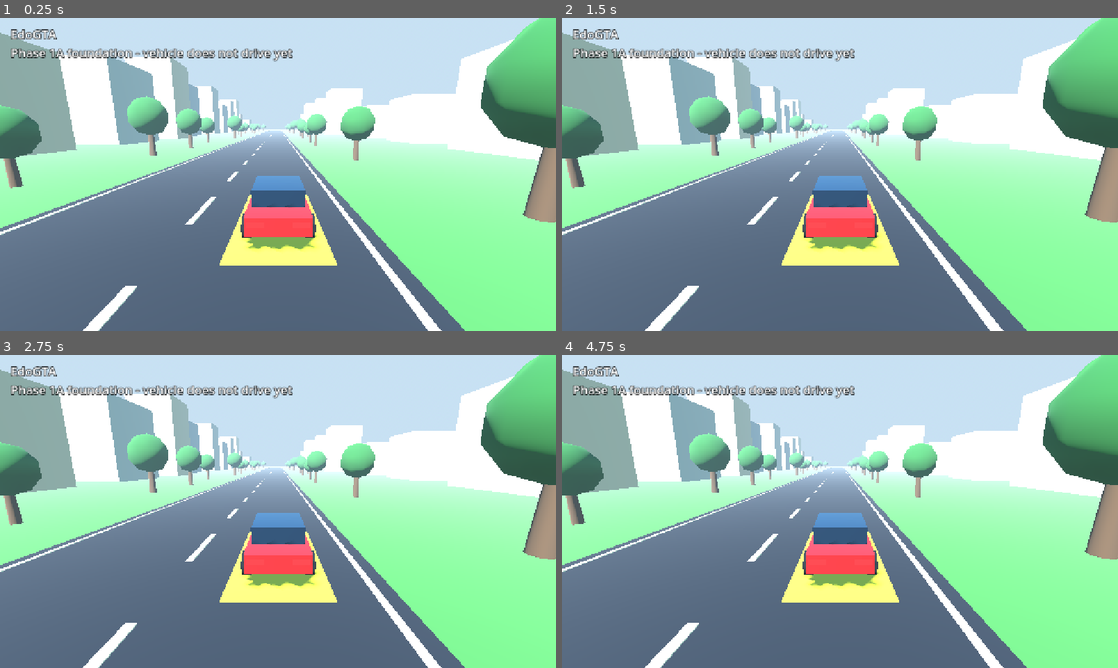
Above: before the commit, frames 1-4 (two rows, left to right).
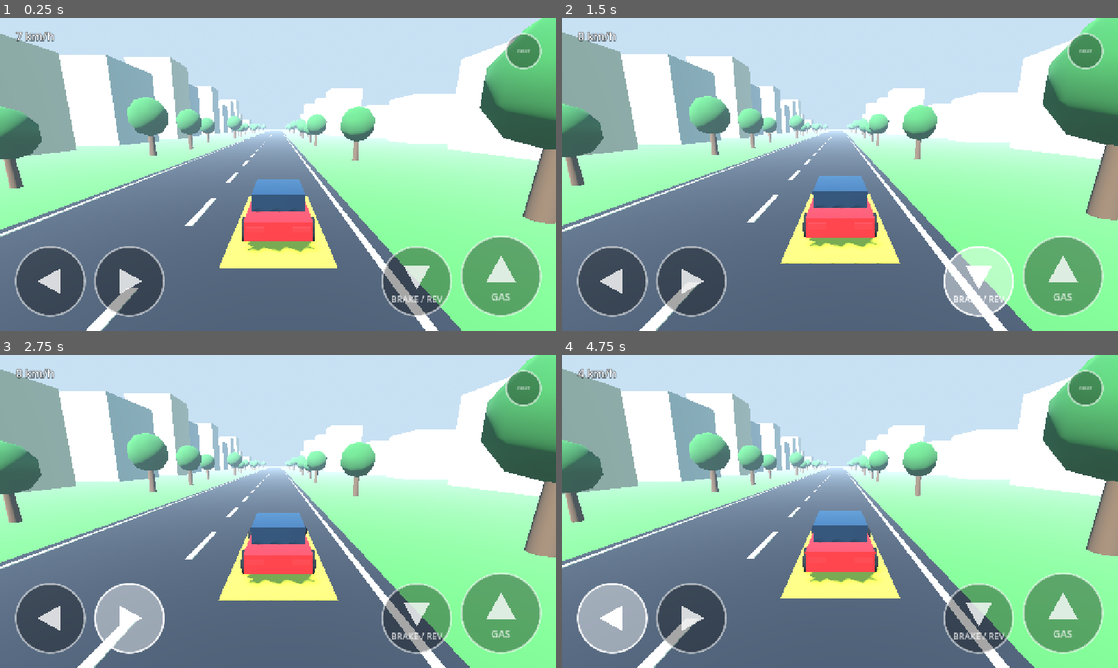
Above: after the commit, the same moments.

Repository: westlyibiese-design/EdoGta
Game: Godot game, scene res://scenes/main/main.tscn
Same seed, same stepped clock (60 frames per second), same inputs: the game is played once before the commit and once after it.
Inputs:
- Up to frame 1 (0.25 s): no input
- Up to frame 2 (1.5 s): hold D (steer_right, bound only after the commit) 0.53-1.28 s; hold S (brake_reverse, bound only after the commit) from 1.28 s (still down)
- Up to frame 3 (2.75 s): release S (brake_reverse, bound only after the commit) at 2.03 s; hold D (steer_right, bound only after the commit) from 2.03 s (still down)
- Up to frame 4 (4.75 s): release D (steer_right, bound only after the commit) at 2.78 s; hold W (accelerate, bound only after the commit) 2.78-3.53 s; hold A (steer_left, bound only after the commit) from 3.53 s (still down); tap R (reset_vehicle, bound only after the commit) at 4.15 s

The runs differ from the first frame. In frame 1, 14% of the frame differs, in the area x 0-100%, y 0-100%; in frame 2, 14%; in frame 3, 14%; in frame 4, 16%.

Commit message:
Phase 1B: drivable car, touch controls, follow camera

Diff:
--- a/project.godot
+++ b/project.godot
@@ -19,6 +19,33 @@
 window/stretch/aspect="expand"
 window/handheld/orientation=4
 
+[input]
+
+accelerate={
+"deadzone": 0.5,
+"events": [Object(InputEventKey,"resource_local_to_scene":false,"resource_name":"","device":-1,"window_id":0,"alt_pressed":false,"shift_pressed":false,"ctrl_pressed":false,"meta_pressed":false,"pressed":false,"keycode":0,"physical_keycode":87,"key_label":0,"unicode":119,"location":0,"echo":false,"script":null)
+, Object(InputEventKey,"resource_local_to_scene":false,"resource_name":"","device":-1,"window_id":0,"alt_pressed":false,"shift_pressed":false,"ctrl_pressed":false,"meta_pressed":false,"pressed":false,"keycode":0,"physical_keycode":4194320,"key_label":0,"unicode":0,"location":0,"echo":false,"script":null)]
+}
+brake_reverse={
+"deadzone": 0.5,
+"events": [Object(InputEventKey,"resource_local_to_scene":false,"resource_name":"","device":-1,"window_id":0,"alt_pressed":false,"shift_pressed":false,"ctrl_pressed":false,"meta_pressed":false,"pressed":false,"keycode":0,"physical_keycode":83,"key_label":0,"unicode":115,"location":0,"echo":false,"script":null)
+, Object(InputEventKey,"resource_local_to_scene":false,"resource_name":"","device":-1,"window_id":0,"alt_pressed":false,"shift_pressed":false,"ctrl_pressed":false,"meta_pressed":false,"pressed":false,"keycode":0,"physical_keycode":4194322,"key_label":0,"unicode":0,"location":0,"echo":false,"script":null)]
+}
+steer_left={
+"deadzone": 0.5,
+"events": [Object(InputEventKey,"resource_local_to_scene":false,"resource_name":"","device":-1,"window_id":0,"alt_pressed":false,"shift_pressed":false,"ctrl_pressed":false,"meta_pressed":false,"pressed":false,"keycode":0,"physical_keycode":65,"key_label":0,"unicode":97,"location":0,"echo":false,"script":null)
+, Object(InputEventKey,"resource_local_to_scene":false,"resource_name":"","device":-1,"window_id":0,"alt_pressed":false,"shift_pressed":false,"ctrl_pressed":false,"meta_pressed":false,"pressed":false,"keycode":0,"physical_keycode":4194319,"key_label":0,"unicode":0,"location":0,"echo":false,"script":null)]
+}
+steer_right={
+"deadzone": 0.5,
+"events": [Object(InputEventKey,"resource_local_to_scene":false,"resource_name":"","device":-1,"window_id":0,"alt_pressed":false,"shift_pressed":false,"ctrl_pressed":false,"meta_pressed":false,"pressed":false,"keycode":0,"physical_keycode":68,"key_label":0,"unicode":100,"location":0,"echo":false,"script":null)
+, Object(InputEventKey,"resource_local_to_scene":false,"resource_name":"","device":-1,"window_id":0,"alt_pressed":false,"shift_pressed":false,"ctrl_pressed":false,"meta_pressed":false,"pressed":false,"keycode":0,"physical_keycode":4194321,"key_label":0,"unicode":0,"location":0,"echo":false,"script":null)]
+}
+reset_vehicle={
+"deadzone": 0.5,
+"events": [Object(InputEventKey,"resource_local_to_scene":false,"resource_name":"","device":-1,"window_id":0,"alt_pressed":false,"shift_pressed":false,"ctrl_pressed":false,"meta_pressed":false,"pressed":false,"keycode":0,"physical_keycode":82,"key_label":0,"unicode":114,"location":0,"echo":false,"script":null)]
+}
+
 [rendering]
 
 renderer/rendering_method="mobile"
--- a/scenes/main/main.tscn
+++ b/scenes/main/main.tscn
@@ -1,7 +1,9 @@
-[gd_scene load_steps=7 format=3]
+[gd_scene load_steps=8 format=3]
 
 [ext_resource type="PackedScene" path="res://scenes/environment/test_road.tscn" id="1_road"]
 [ext_resource type="PackedScene" path="res://scenes/player/placeholder_car.tscn" id="2_car"]
+[ext_resource type="Script" path="res://scripts/camera/follow_camera.gd" id="3_cam"]
+[ext_resource type="PackedScene" path="res://scenes/ui/touch_controls.tscn" id="4_touch"]
 
 [sub_resource type="ProceduralSkyMaterial" id="Sky_material"]
 sky_top_color = Color(0.26, 0.5, 0.82, 1)
@@ -20,11 +22,6 @@
 fog_enabled = true
 fog_light_color = Color(0.65, 0.78, 0.9, 1)
 fog_density = 0.004
-
-[sub_resource type="LabelSettings" id="Label_settings"]
-font_size = 28
-outline_size = 6
-outline_color = Color(0, 0, 0, 0.8)
 
 [node name="Main" type="Node3D"]
 
@@ -45,9 +42,12 @@
 
 [node name="PlaceholderCar" parent="." instance=ExtResource("2_car")]
 transform = Transform3D(1, 0, 0, 0, 1, 0, 0, 0, 1, 3, 0, 0)
+spawn_marker = NodePath("../VehicleSpawn")
 
 [node name="CameraRig" type="Node3D" parent="."]
 transform = Transform3D(1, 0, 0, 0, 1, 0, 0, 0, 1, 3, 0, 0)
+script = ExtResource("3_cam")
+target_path = NodePath("../PlaceholderCar")
 
 [node name="Camera3D" type="Camera3D" parent="CameraRig"]
 transform = Transform3D(1, 0, 0, 0, 0.978148, 0.207912, 0, -0.207912, 0.978148, 0, 3.2, 7.5)
@@ -55,13 +55,5 @@
 fov = 70.0
 far = 500.0
 
-[node name="HUD" type="CanvasLayer" parent="."]
-
-[node name="TitleLabel" type="Label" parent="HUD"]
-offset_left = 24.0
-offset_top = 16.0
-offset_right = 640.0
-offset_bottom = 90.0
-text = "EdoGTA
-Phase 1A foundation - vehicle does not drive yet"
-label_settings = SubResource("Label_settings")
+[node name="TouchControls" parent="." instance=ExtResource("4_touch")]
+vehicle = NodePath("../PlaceholderCar")
--- a/scenes/player/placeholder_car.tscn
+++ b/scenes/player/placeholder_car.tscn
@@ -1,4 +1,6 @@
-[gd_scene load_steps=14 format=3]
+[gd_scene load_steps=13 format=3]
+
+[ext_resource type="Script" path="res://scripts/vehicle/car_controller.gd" id="1_ctrl"]
 
 [sub_resource type="StandardMaterial3D" id="Mat_paint"]
 albedo_color = Color(0.78, 0.12, 0.12, 1)
@@ -54,7 +56,13 @@
 size = Vector3(1.8, 1.08, 4.2)
 
 [node name="PlaceholderCar" type="VehicleBody3D"]
-freeze = true
+mass = 1000.0
+center_of_mass_mode = 1
+center_of_mass = Vector3(0, 0.3, 0)
+can_sleep = false
+linear_damp = 0.05
+angular_damp = 1.0
+script = ExtResource("1_ctrl")
 
 [node name="Collision" type="CollisionShape3D" parent="."]
 transform = Transform3D(1, 0, 0, 0, 1, 0, 0, 0, 1, 0, 0.89, 0)
@@ -86,22 +94,64 @@
 transform = Transform3D(1, 0, 0, 0, 1, 0, 0, 0, 1, 0.6, 0.72, 2.11)
 mesh = SubResource("Mesh_taillight")
 
-[node name="Wheels" type="Node3D" parent="."]
+[node name="WheelFrontLeft" type="VehicleWheel3D" parent="."]
+transform = Transform3D(1, 0, 0, 0, 1, 0, 0, 0, 1, -0.92, 0.55, -1.35)
+use_as_traction = false
+use_as_steering = true
+wheel_roll_influence = 0.1
+wheel_radius = 0.35
+wheel_rest_length = 0.2
+wheel_friction_slip = 10.5
+suspension_travel = 0.2
+suspension_stiffness = 50.0
 
-[node name="WheelFrontLeft" type="MeshInstance3D" parent="Wheels"]
-transform = Transform3D(0, 1, 0, -1, 0, 0, 0, 0, 1, -0.92, 0.35, -1.35)
+[node name="Mesh" type="MeshInstance3D" parent="WheelFrontLeft"]
+transform = Transform3D(0, 1, 0, -1, 0, 0, 0, 0, 1, 0, 0, 0)
 mesh = SubResource("Mesh_wheel")
 
-[node name="WheelFrontRight" type="MeshInstance3D" parent="Wheels"]
-transform = Transform3D(0, 1, 0, -1, 0, 0, 0, 0, 1, 0.92, 0.35, -1.35)
+[node name="WheelFrontRight" type="VehicleWheel3D" parent="."]
+transform = Transform3D(1, 0, 0, 0, 1, 0, 0, 0, 1, 0.92, 0.55, -1.35)
+use_as_traction = false
+use_as_steering = true
+wheel_roll_influence = 0.1
+wheel_radius = 0.35
+wheel_rest_length = 0.2
+wheel_friction_slip = 10.5
+suspension_travel = 0.2
+suspension_stiffness = 50.0
+
+[node name="Mesh" type="MeshInstance3D" parent="WheelFrontRight"]
+transform = Transform3D(0, 1, 0, -1, 0, 0, 0, 0, 1, 0, 0, 0)
 mesh = SubResource("Mesh_wheel")
 
-[node name="WheelRearLeft" type="MeshInstance3D" parent="Wheels"]
-transform = Transform3D(0, 1, 0, -1, 0, 0, 0, 0, 1, -0.92, 0.35, 1.35)
+[node name="WheelRearLeft" type="VehicleWheel3D" parent="."]
+transform = Transform3D(1, 0, 0, 0, 1, 0, 0, 0, 1, -0.92, 0.55, 1.35)
+use_as_traction = true
+use_as_steering = false
+wheel_roll_influence = 0.1
+wheel_radius = 0.35
+wheel_rest_length = 0.2
+wheel_friction_slip = 10.5
+suspension_travel = 0.2
+suspension_stiffness = 50.0
+
+[node name="Mesh" type="MeshInstance3D" parent="WheelRearLeft"]
+transform = Transform3D(0, 1, 0, -1, 0, 0, 0, 0, 1, 0, 0, 0)
 mesh = SubResource("Mesh_wheel")
 
-[node name="WheelRearRight" type="MeshInstance3D" parent="Wheels"]
-transform = Transform3D(0, 1, 0, -1, 0, 0, 0, 0, 1, 0.92, 0.35, 1.35)
+[node name="WheelRearRight" type="VehicleWheel3D" parent="."]
+transform = Transform3D(1, 0, 0, 0, 1, 0, 0, 0, 1, 0.92, 0.55, 1.35)
+use_as_traction = true
+use_as_steering = false
+wheel_roll_influence = 0.1
+wheel_radius = 0.35
+wheel_rest_length = 0.2
+wheel_friction_slip = 10.5
+suspension_travel = 0.2
+suspension_stiffness = 50.0
+
+[node name="Mesh" type="MeshInstance3D" parent="WheelRearRight"]
+transform = Transform3D(0, 1, 0, -1, 0, 0, 0, 0, 1, 0, 0, 0)
 mesh = SubResource("Mesh_wheel")
 
 [node name="CameraMount" type="Marker3D" parent="."]
--- /dev/null
+++ b/scenes/ui/touch_controls.tscn
@@ -0,0 +1,62 @@
+[gd_scene load_steps=4 format=3]
+
+[ext_resource type="Script" path="res://scripts/ui/touch_controls.gd" id="1_ctrl"]
+[ext_resource type="Script" path="res://scripts/ui/touch_pad_button.gd" id="2_btn"]
+
+[sub_resource type="LabelSettings" id="Label_speed"]
+font_size = 26
+outline_size = 5
+outline_color = Color(0, 0, 0, 0.8)
+
+[node name="TouchControls" type="CanvasLayer"]
+script = ExtResource("1_ctrl")
+
+[node name="SpeedLabel" type="Label" parent="."]
+offset_left = 24.0
+offset_top = 16.0
+offset_right = 224.0
+offset_bottom = 56.0
+text = "0 km/h"
+label_settings = SubResource("Label_speed")
+
+[node name="SteerLeft" type="TouchScreenButton" parent="."]
+position = Vector2(150, 570)
+shape_visible = false
+passby_press = true
+action = "steer_left"
+script = ExtResource("2_btn")
+glyph = 0
+
+[node name="SteerRight" type="TouchScreenButton" parent="."]
+position = Vector2(390, 570)
+shape_visible = false
+passby_press = true
+action = "steer_right"
+script = ExtResource("2_btn")
+glyph = 1
+
+[node name="Brake" type="TouchScreenButton" parent="."]
+position = Vector2(880, 570)
+shape_visible = false
+passby_press = true
+action = "brake_reverse"
+script = ExtResource("2_btn")
+glyph = 3
+caption = "BRAKE / REV"
+
+[node name="Accelerate" type="TouchScreenButton" parent="."]
+position = Vector2(1120, 560)
+shape_visible = false
+passby_press = true
+action = "accelerate"
+script = ExtResource("2_btn")
+glyph = 2
+caption = "GAS"
+
+[node name="Reset" type="TouchScreenButton" parent="."]
+position = Vector2(1220, 60)
+shape_visible = false
+action = "reset_vehicle"
+script = ExtResource("2_btn")
+glyph = 4
+caption = "RESET"
--- /dev/null
+++ b/scripts/camera/follow_camera.gd
@@ -0,0 +1,59 @@
+extends Node3D
+## EdoGTA Phase 1B third-person follow camera (attached to CameraRig).
+##
+## The rig follows the target's position and heading with exponential smoothing.
+## The child Camera3D keeps its local offset from Phase 1A (3.2 m up, 7.5 m
+## behind, pitched 12 degrees down), so the car and the road ahead stay in view.
+## This is the only Camera3D in the scene and it is `current`.
+
+## The node to follow (the player's car).
+@export var target_path: NodePath
+## How quickly the rig catches up with the car's position (higher = tighter).
+@export_range(1.0, 30.0, 0.5) var position_follow_speed: float = 10.0
+## How quickly the rig swings round to the car's heading (higher = tighter).
+@export_range(0.5, 15.0, 0.1) var heading_follow_speed: float = 3.5
+
+var _target: Node3D = null
+var _snap_pending: bool = false
+
+
+func _ready() -> void:
+	if not target_path.is_empty():
+		_target = get_node_or_null(target_path) as Node3D
+	if _target == null:
+		push_warning("FollowCamera: target_path does not point to a Node3D; the camera will not follow.")
+		return
+	if _target.has_signal("reset_performed"):
+		_target.connect("reset_performed", _on_target_reset)
+	_snap_to_target()
+
+
+func _physics_process(delta: float) -> void:
+	if _target == null:
+		return
+	if _snap_pending:
+		# The car's node transform updates after the physics step that moved it.
+		_snap_pending = false
+		_snap_to_target()
+		return
+	var pos_weight: float = 1.0 - exp(-position_follow_speed * delta)
+	var yaw_weight: float = 1.0 - exp(-heading_follow_speed * delta)
+	global_position = global_position.lerp(_target.global_position, pos_weight)
+	rotation.y = lerp_angle(rotation.y, _target_yaw(), yaw_weight)
+
+
+func _target_yaw() -> float:
+	var forward: Vector3 = -_target.global_transform.basis.z
+	forward.y = 0.0
+	if forward.length_squared() < 0.0001:
+		return rotation.y
+	return atan2(-forward.x, -forward.z)
+
+
+func _snap_to_target() -> void:
+	global_position = _target.global_position
+	rotation = Vector3(0.0, _target_yaw(), 0.0)
+
+
+func _on_target_reset() -> void:
+	_snap_pending = true
--- /dev/null
+++ b/scripts/ui/touch_controls.gd
@@ -0,0 +1,68 @@
+extends CanvasLayer
+## EdoGTA Phase 1B touch HUD (landscape).
+##
+## Lays out the round buttons from the visible viewport size, so it adapts to any
+## landscape aspect ratio (the project uses canvas_items stretch with "expand").
+## The buttons drive the named input actions through TouchScreenButton, so
+## keyboard and touch share one path. Also shows a small speed readout.
+
+const PadButton = preload("res://scripts/ui/touch_pad_button.gd")
+
+## The car whose speed is shown. Optional: leave empty to hide the readout.
+@export var vehicle: NodePath
+## Button radius as a fraction of the screen height.
+@export_range(0.05, 0.2, 0.005) var button_radius_ratio: float = 0.11
+
+@onready var _steer_left: PadButton = $SteerLeft
+@onready var _steer_right: PadButton = $SteerRight
+@onready var _accelerate: PadButton = $Accelerate
+@onready var _brake: PadButton = $Brake
+@onready var _reset: PadButton = $Reset
+@onready var _speed_label: Label = $SpeedLabel
+
+var _car: VehicleBody3D = null
+var _last_kmh: int = -1
+
+
+func _ready() -> void:
+	if not vehicle.is_empty():
+		_car = get_node_or_null(vehicle) as VehicleBody3D
+	_speed_label.visible = _car != null
+	get_viewport().size_changed.connect(_layout)
+	_layout()
+
+
+func _process(_delta: float) -> void:
+	if _car == null:
+		return
+	var kmh: int = roundi(_car.linear_velocity.length() * 3.6)
+	if kmh != _last_kmh:
+		_last_kmh = kmh
+		_speed_label.text = "%d km/h" % kmh
+
+
+func _layout() -> void:
+	var view: Vector2 = get_viewport().get_visible_rect().size
+	var r: float = clampf(view.y * button_radius_ratio, 40.0, 110.0)
+	var margin: float = maxf(20.0, view.y * 0.05)
+	var gap: float = r * 0.3
+	var accel_r: float = r * 1.15
+	var reset_r: float = r * 0.5
+
+	# Steering: bottom-left, side by side.
+	_steer_left.set_radius(r)
+	_steer_left.position = Vector2(margin + r, view.y - margin - r)
+	_steer_right.set_radius(r)
+	_steer_right.position = Vector2(margin + r * 3.0 + gap, view.y - margin - r)
+
+	# Pedals: bottom-right, accelerator on the outside (nearest the thumb).
+	_accelerate.set_radius(accel_r)
+	_accelerate.position = Vector2(view.x - margin - accel_r, view.y - margin - accel_r)
+	_brake.set_radius(r)
+	_brake.position = Vector2(_accelerate.position.x - accel_r - gap - r, view.y - margin - r)
+
+	# Reset: small, top-right, out of the way of driving thumbs.
+	_reset.set_radius(reset_r)
+	_reset.position = Vector2(view.x - margin - reset_r, margin + reset_r)
+
+	_speed_label.position = Vector2(margin, margin * 0.6)
--- /dev/null
+++ b/scripts/ui/touch_pad_button.gd
@@ -0,0 +1,82 @@
+extends TouchScreenButton
+## One round on-screen button for the Phase 1B touch HUD.
+##
+## A TouchScreenButton with its `action` set presses/releases that named input
+## action for as long as a finger is on it, with real multi-touch, so steering and
+## pedals can be held at the same time. The circle is the hit area; this script
+## only draws it (no textures needed) and keeps the hit shape in sync with the radius.
+
+enum Glyph { LEFT, RIGHT, ACCELERATE, BRAKE, RESET }
+
+## Arrow shown on the button.
+@export var glyph: Glyph = Glyph.LEFT
+## Small text under the arrow (for RESET it is drawn in the centre).
+@export var caption: String = ""
+
+var radius: float = 70.0
+
+var _lit: bool = false
+
+
+func _ready() -> void:
+	shape_visible = false
+	set_radius(radius)
+
+
+func set_radius(value: float) -> void:
+	radius = value
+	var circle: CircleShape2D = shape as CircleShape2D
+	if circle == null:
+		circle = CircleShape2D.new()
+		shape = circle
+	circle.radius = radius
+	queue_redraw()
+
+
+func _process(_delta: float) -> void:
+	# Also lights up when the matching keyboard key is held.
+	var lit: bool = is_pressed() or Input.is_action_pressed(action)
+	if lit != _lit:
+		_lit = lit
+		queue_redraw()
+
+
+func _draw() -> void:
+	var fill: Color = Color(0.0, 0.0, 0.0, 0.35)
+	var ring: Color = Color(1.0, 1.0, 1.0, 0.55)
+	var ink: Color = Color(1.0, 1.0, 1.0, 0.8)
+	if _lit:
+		fill = Color(1.0, 1.0, 1.0, 0.42)
+		ring = Color(1.0, 1.0, 1.0, 0.9)
+		ink = Color(1.0, 1.0, 1.0, 1.0)
+	draw_circle(Vector2.ZERO, radius, fill)
+	draw_arc(Vector2.ZERO, radius, 0.0, TAU, 48, ring, 3.0, true)
+
+	var s: float = radius * 0.38
+	var offset: Vector2 = Vector2.ZERO
+	if caption != "":
+		offset = Vector2(0.0, -radius * 0.14)
+	var points: PackedVector2Array = PackedVector2Array()
+	match glyph:
+		Glyph.LEFT:
+			points = PackedVector2Array([Vector2(-s, 0.0), Vector2(s * 0.8, -s), Vector2(s * 0.8, s)])
+		Glyph.RIGHT:
+			points = PackedVector2Array([Vector2(s, 0.0), Vector2(-s * 0.8, -s), Vector2(-s * 0.8, s)])
+		Glyph.ACCELERATE:
+			points = PackedVector2Array([Vector2(0.0, -s), Vector2(-s, s * 0.8), Vector2(s, s * 0.8)])
+		Glyph.BRAKE:
+			points = PackedVector2Array([Vector2(0.0, s), Vector2(-s, -s * 0.8), Vector2(s, -s * 0.8)])
+		_:
+			points = PackedVector2Array()
+	if points.size() == 3:
+		for i in range(3):
+			points[i] += offset
+		draw_colored_polygon(points, ink)
+
+	if caption != "":
+		var font: Font = ThemeDB.fallback_font
+		var font_size: int = maxi(int(radius * 0.26), 10)
+		var y: float = radius * 0.62
+		if glyph == Glyph.RESET:
+			y = float(font_size) * 0.35
+		draw_string(font, Vector2(-radius, y), caption, HORIZONTAL_ALIGNMENT_CENTER, radius * 2.0, font_size, ink)
--- /dev/null
+++ b/scripts/vehicle/car_controller.gd
@@ -0,0 +1,183 @@
+extends VehicleBody3D
+## EdoGTA Phase 1B driving controller (Godot 4.4, attached to PlaceholderCar).
+##
+## Reads the named input actions below and drives the VehicleBody3D's
+## engine_force / brake / steering. The wheels are VehicleWheel3D children,
+## so the visual wheels steer, roll and ride the suspension by themselves.
+##
+## Input actions (defined in project.godot; touch buttons feed the same actions):
+##   accelerate    W / Up      -> forward throttle
+##   brake_reverse S / Down    -> brake while moving forward, reverse once slow
+##   steer_left    A / Left
+##   steer_right   D / Right
+##   reset_vehicle R           -> put the car back at the spawn point
+##
+## Brake / reverse rules (forward speed measured along the car's own -Z axis):
+##   * Brake held while rolling forward faster than reverse_engage_speed -> brakes.
+##   * Brake held at or below that speed -> engine reverses (up to max_reverse_speed).
+##   * Accelerator held while rolling backwards faster than reverse_engage_speed
+##     -> brakes first, then drives forward.
+##   * Both held at once -> brake (the car stops, it does not reverse).
+##   * Nothing held -> light "coast" braking (rolling resistance / engine braking).
+
+## Emitted after reset_vehicle() so the camera can snap instead of swooping.
+signal reset_performed
+
+@export_group("Drive")
+## engine_force per driven (rear) wheel. Godot docs suggest 25-50 for a 1000 kg car.
+@export_range(0.0, 200.0, 0.5) var acceleration_force: float = 45.0
+## Reverse engine force as a fraction of acceleration_force.
+@export_range(0.1, 1.0, 0.05) var reverse_force_scale: float = 0.7
+## Forward speed limit in metres per second (22 m/s is about 79 km/h).
+@export_range(1.0, 80.0, 0.5) var max_forward_speed: float = 22.0
+## Reverse speed limit in metres per second.
+@export_range(1.0, 30.0, 0.5) var max_reverse_speed: float = 7.0
+## Engine force fades out over this fraction of the speed limit, so top speed is approached smoothly.
+@export_range(0.05, 0.6, 0.01) var top_speed_taper: float = 0.15
+## How quickly throttle builds (units per second, 1.0 = full throttle).
+@export var throttle_rise_rate: float = 3.0
+## How quickly throttle drops when released or reduced.
+@export var throttle_fall_rate: float = 6.0
+
+@export_group("Braking and resistance")
+## brake value for full braking. Godot docs suggest 25-30 for hard braking on a 1000 kg car.
+@export_range(0.0, 60.0, 0.5) var brake_strength: float = 22.0
+## Light braking applied when no pedal is held: rolling resistance and engine braking.
+@export_range(0.0, 20.0, 0.1) var coast_brake: float = 5.0
+## How fast the brake value ramps (brake units per second).
+@export var brake_response: float = 150.0
+## Below this forward speed (m/s) the brake pedal selects reverse instead of braking.
+@export_range(0.1, 5.0, 0.1) var reverse_engage_speed: float = 1.0
+
+@export_group("Steering")
+## Maximum wheel angle in degrees at low speed.
+@export_range(5.0, 60.0, 0.5) var max_steer_angle_deg: float = 32.0
+## The steering angle never drops below this many degrees, even at top speed.
+@export_range(0.5, 20.0, 0.1) var min_steer_angle_deg: float = 2.5
+## Cornering limit in m/s^2. Steering angle shrinks with speed so the car turns no harder than this.
+@export_range(2.0, 20.0, 0.5) var max_lateral_acceleration: float = 10.0
+## Distance between front and rear axles in metres (matches the wheel positions in the scene).
+@export var wheelbase: float = 2.7
+## Radians per second the wheels turn towards the target angle.
+@export var steer_speed: float = 2.5
+## Radians per second the wheels return towards centre.
+@export var steer_return_speed: float = 4.0
+
+@export_group("Spawn and reset")
+## Marker the car starts at and returns to on reset. Empty = the car's starting transform.
+@export var spawn_marker: NodePath
+## Metres above the spawn point the car is placed, so the wheels settle onto the road.
+@export var spawn_lift: float = 0.2
+## If the car falls below this height it is reset automatically.
+@export var fall_reset_height: float = -10.0
+
+## Signed speed along the car's forward direction in m/s (negative = reversing).
+var forward_speed: float = 0.0
+
+var _throttle: float = 0.0
+var _brake_value: float = 0.0
+var _spawn_transform: Transform3D = Transform3D.IDENTITY
+
+
+func _ready() -> void:
+	_spawn_transform = global_transform
+	if not spawn_marker.is_empty():
+		var marker: Node3D = get_node_or_null(spawn_marker) as Node3D
+		if marker != null:
+			_spawn_transform = marker.global_transform
+	var start: Transform3D = _spawn_transform
+	start.origin.y += spawn_lift
+	global_transform = start
+	_brake_value = coast_brake
+	brake = coast_brake
+
+
+func _physics_process(delta: float) -> void:
+	if global_position.y < fall_reset_height or Input.is_action_just_pressed("reset_vehicle"):
+		reset_vehicle()
+		return
+	forward_speed = linear_velocity.dot(-global_transform.basis.z)
+	_update_drive(delta)
+	_update_steering(delta)
+
+
+## Puts the car back at the spawn point, stopped and with the wheels straight.
+func reset_vehicle() -> void:
+	var start: Transform3D = _spawn_transform
+	start.origin.y += spawn_lift
+	var body: RID = get_rid()
+	PhysicsServer3D.body_set_state(body, PhysicsServer3D.BODY_STATE_TRANSFORM, start)
+	PhysicsServer3D.body_set_state(body, PhysicsServer3D.BODY_STATE_LINEAR_VELOCITY, Vector3.ZERO)
+	PhysicsServer3D.body_set_state(body, PhysicsServer3D.BODY_STATE_ANGULAR_VELOCITY, Vector3.ZERO)
+	_throttle = 0.0
+	_brake_value = coast_brake
+	forward_speed = 0.0
+	engine_force = 0.0
+	brake = coast_brake
+	steering = 0.0
+	reset_performed.emit()
+
+
+func _update_drive(delta: float) -> void:
+	var accel_in: float = Input.get_action_strength("accelerate")
+	var brake_in: float = Input.get_action_strength("brake_reverse")
+
+	var target_throttle: float = 0.0
+	var target_brake: float = coast_brake
+	var braking: bool = false
+
+	if accel_in > 0.0 and brake_in > 0.0:
+		target_brake = brake_strength
+		braking = true
+	elif accel_in > 0.0:
+		if forward_speed < -reverse_engage_speed:
+			target_brake = brake_strength * accel_in
+			braking = true
+		else:
+			target_throttle = accel_in
+			target_brake = 0.0
+	elif brake_in > 0.0:
+		if forward_speed > reverse_engage_speed:
+			target_brake = brake_strength * brake_in
+			braking = true
+		else:
+			target_throttle = -brake_in
+			target_brake = 0.0
+
+	if braking:
+		_throttle = 0.0
+	else:
+		var rate: float = throttle_fall_rate
+		if absf(target_throttle) > absf(_throttle):
+			rate = throttle_rise_rate
+		_throttle = move_toward(_throttle, target_throttle, rate * delta)
+
+	var engine: float = 0.0
+	if _throttle > 0.0:
+		var taper_fwd: float = clampf((max_forward_speed - forward_speed) / (max_forward_speed * top_speed_taper), 0.0, 1.0)
+		engine = _throttle * acceleration_force * taper_fwd
+	elif _throttle < 0.0:
+		var taper_rev: float = clampf((max_reverse_speed + forward_speed) / (max_reverse_speed * top_speed_taper), 0.0, 1.0)
+		engine = _throttle * acceleration_force * reverse_force_scale * taper_rev
+	engine_force = engine
+
+	_brake_value = move_toward(_brake_value, target_brake, brake_response * delta)
+	brake = _brake_value
+
+
+func _update_steering(delta: float) -> void:
+	# Positive VehicleBody3D.steering turns left, so left input is +1.
+	var steer_in: float = Input.get_axis("steer_right", "steer_left")
+	var abs_speed: float = absf(forward_speed)
+
+	var limit: float = deg_to_rad(max_steer_angle_deg)
+	if abs_speed > 1.0:
+		var speed_limit: float = atan(wheelbase * max_lateral_acceleration / (abs_speed * abs_speed))
+		limit = minf(limit, speed_limit)
+	limit = maxf(limit, deg_to_rad(min_steer_angle_deg))
+
+	var target: float = steer_in * limit
+	var rate: float = steer_speed
+	if absf(target) < absf(steering):
+		rate = steer_return_speed
+	steering = move_toward(steering, target, rate * delta)
